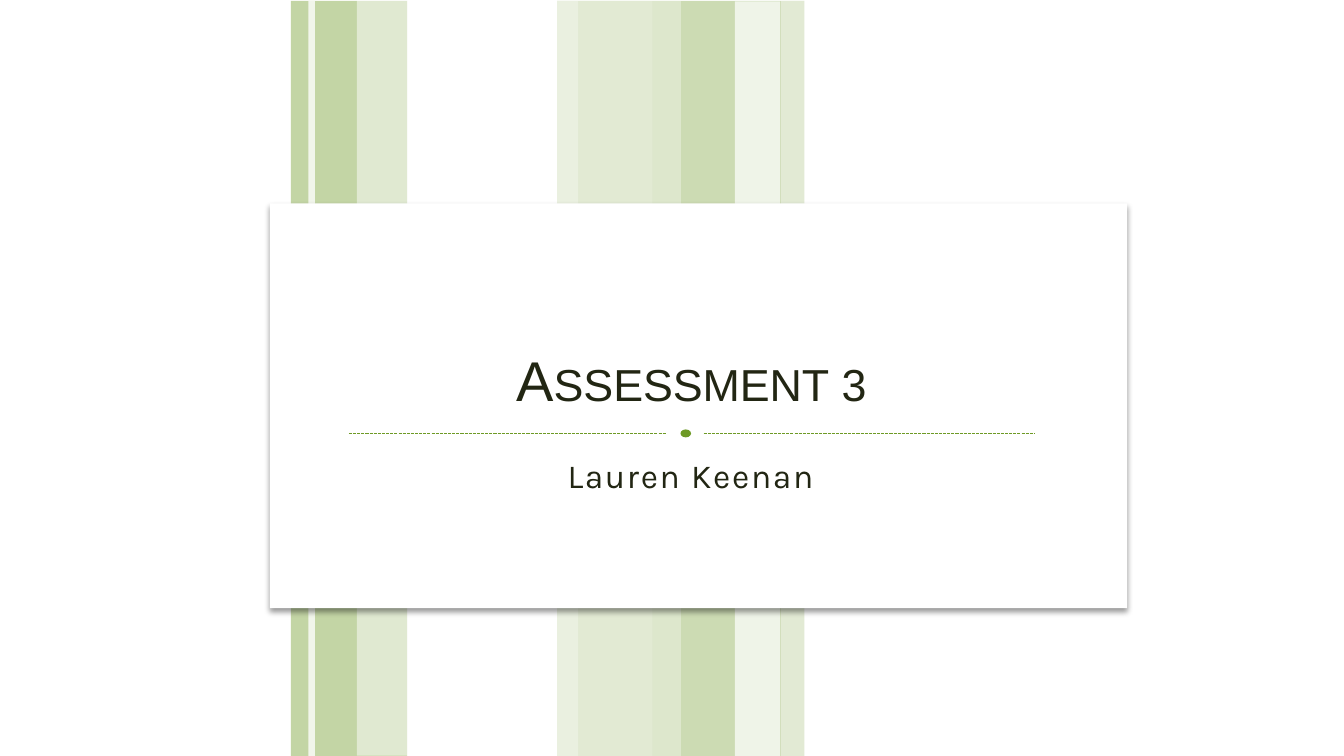
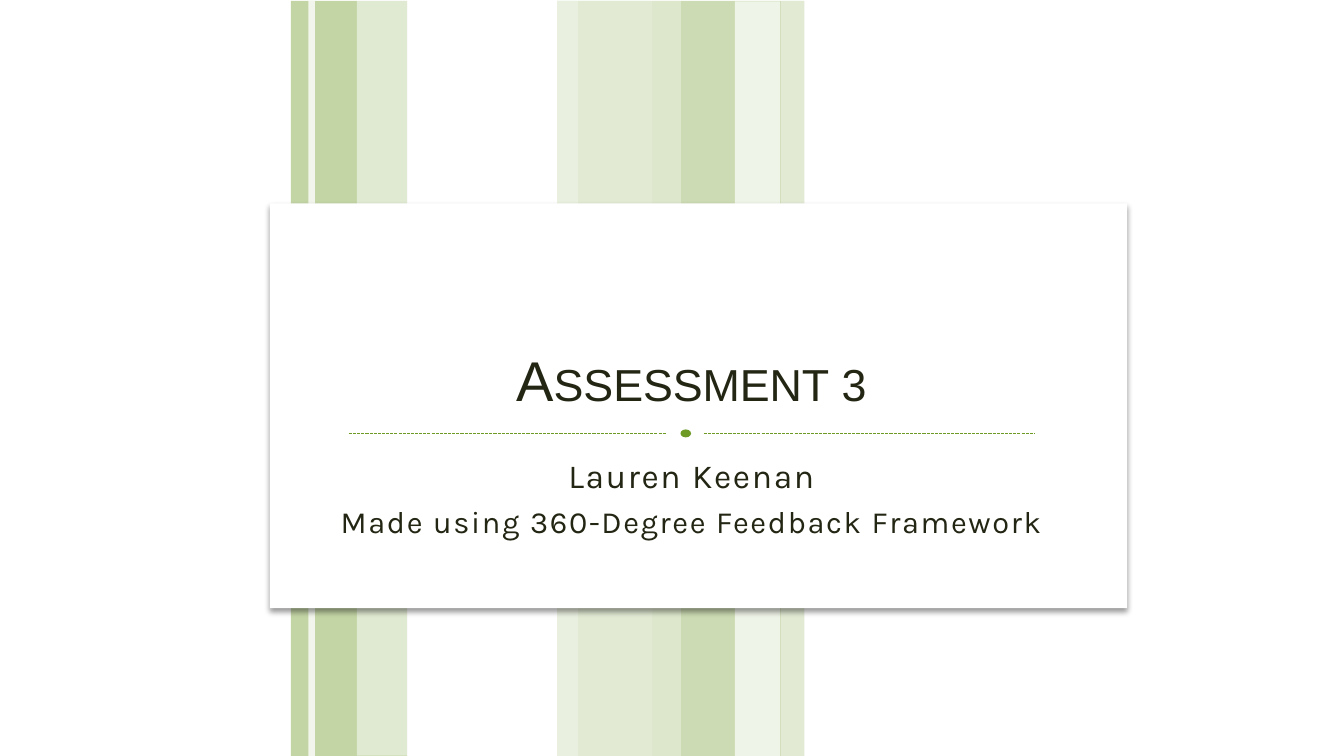
Before and after one commit to TortoiseLeaf/laurenk_personal_repository_2025, a slide deck: slide 1 of UI_Software_Delivery_and_Team_Management/Assessment3.pptx. Drawn at 1344x756 pixels with LibreOffice and Linux fonts; fonts in the diff are those of the drawing; background and template pictures are left out. Boxes give left, top, right and bottom in pixels: in the first picture for what was removed or moved away, otherwise in the second. Text is boxed around its words. In the diff, an @@ line names an element or a change of style, - is before the commit and + after.

```diff
--- a/UI_Software_Delivery_and_Team_Management/Assessment3.pptx
+++ b/UI_Software_Delivery_and_Team_Management/Assessment3.pptx
@@ subtitle "Lauren Keenan": place and size @@
-subtitle "Lauren Keenan" at [568,467,813,489]
+subtitle "Lauren Keenan" at [341,467,1041,541]
@@ subtitle at [341,512,1041,541]: paragraph added @@
+Made using 360-Degree Feedback Framework
```
Also in this commit, not shown: 1 other slide changed, 13 other files.
